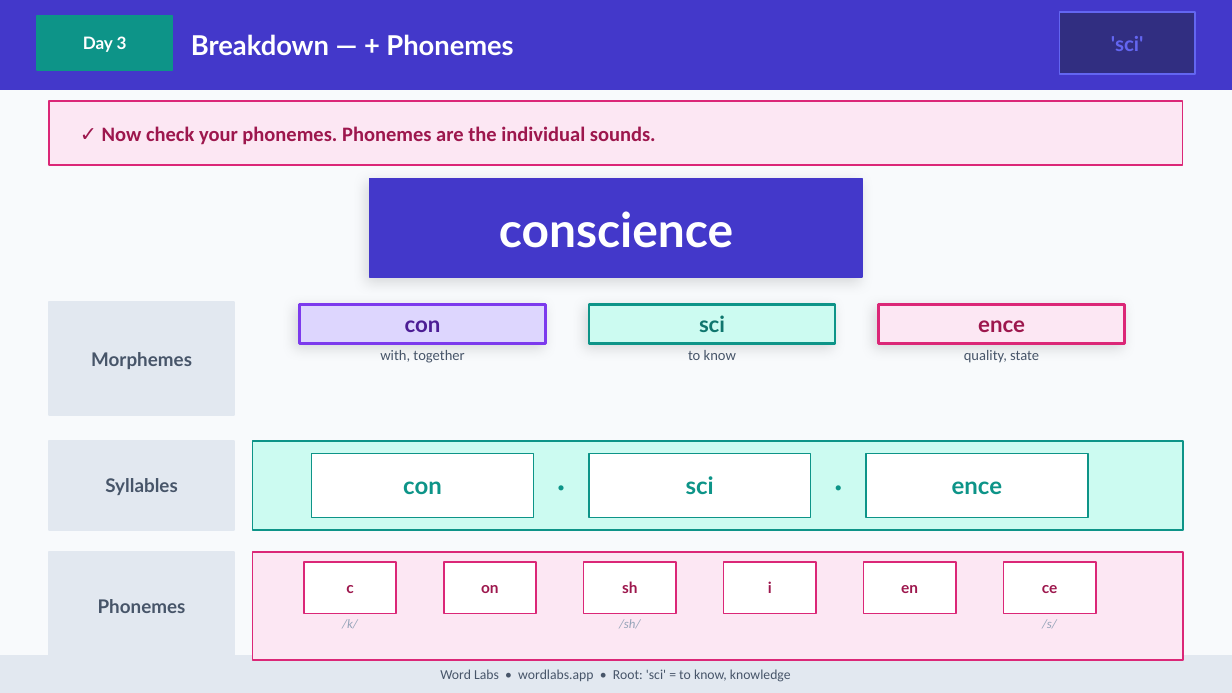
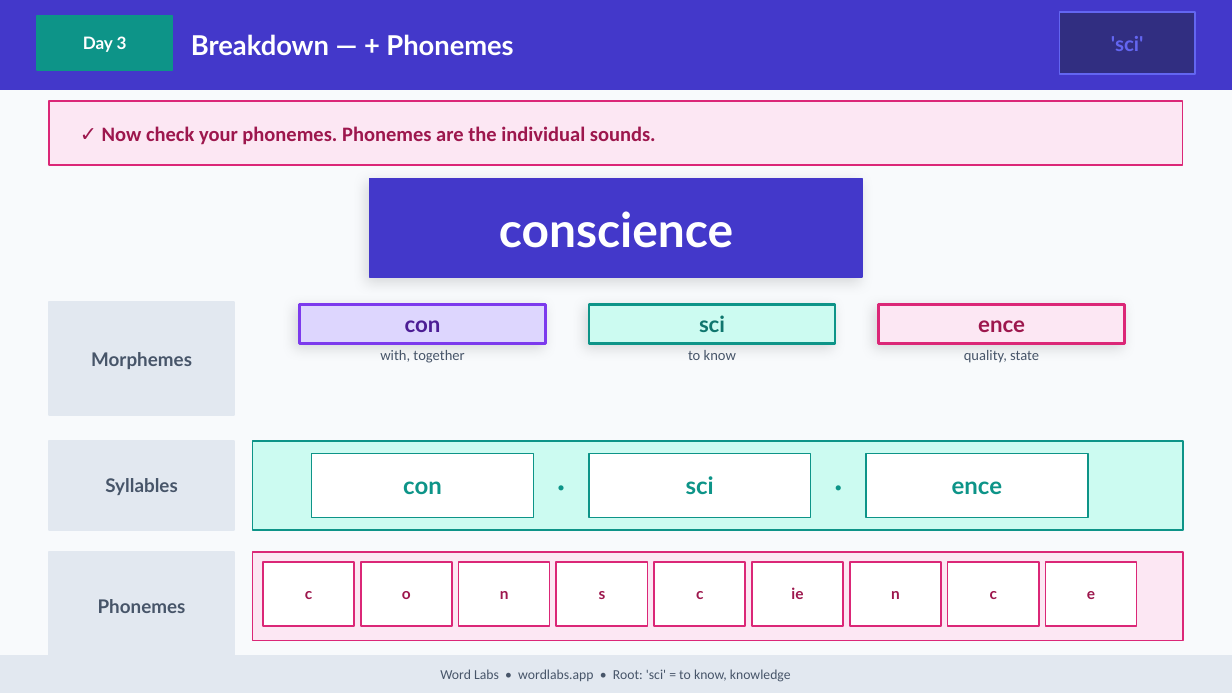
Before and after one commit to NickD135/morphology-builder, a slide deck: slide 31 of output/wordlabs-sci-3day.pptx. Drawn at 1232x693 pixels with LibreOffice and Linux fonts; fonts in the diff are those of the drawing. Boxes give left, top, right and bottom in pixels: in the first picture for what was removed or moved away, otherwise in the second. Text is boxed around its words. In the diff, an @@ line names an element or a change of style, - is before the commit and + after.

```diff
--- a/output/wordlabs-sci-3day.pptx
+++ b/output/wordlabs-sci-3day.pptx
@@ rectangle: place and size @@
-rectangle at (253,552,1183,660)
+rectangle at (253,552,1183,641)
@@ text "c": place and size @@
-text "c" at (346,585,353,593)
+text "c" at (305,591,312,599)
@@ rectangle: place and size @@
-rectangle at (304,562,397,614)
+rectangle at (262,562,354,626)
@@ rectangle added at (361,562,452,626), fill #FFFFFF, outline #DB2777 1 pt @@
@@ rectangle: place and size @@
-rectangle at (444,562,536,614)
+rectangle at (458,562,549,626)
@@ proportions changed in 7 elements at (253,552,1183,641), (262,562,354,626), (654,562,745,626), (752,562,843,626), (850,562,941,626), (458,562,549,626), (557,562,648,626) @@
@@ rectangle: place and size @@
-rectangle at (584,562,676,614)
+rectangle at (557,562,648,626)
@@ text "s" at (599,591,606,599): vertical alignment top to middle @@
@@ rectangle: place and size @@
-rectangle at (723,562,816,614)
+rectangle at (654,562,745,626)
@@ rectangle: place and size @@
-rectangle at (864,562,956,614)
+rectangle at (752,562,843,626)
@@ rectangle: place and size @@
-rectangle at (1003,562,1095,614)
+rectangle at (850,562,941,626)
@@ rectangle added at (947,562,1039,626), fill #FFFFFF, outline #DB2777 1 pt @@
@@ rectangle added at (1046,562,1137,626), fill #FFFFFF, outline #DB2777 1 pt @@
@@ text added at (402,591,411,599), 9 pt, text #9D174D, bold @@
+o
@@ text removed at (481,585,499,593) @@
-on
@@ text added at (500,591,509,599), 9 pt, text #9D174D, bold @@
+n
@@ text at (599,591,606,599): text changed; size 7.5 to 9 pt; font Calibri to Lato; text colour #94A3B8 to #9D174D; bold on; italic off @@
-/s/
+s
@@ text removed at (622,581,637,593) @@
-sh
@@ text at (696,591,703,599): text changed @@
-i
+c
@@ text at (791,587,803,599): text changed @@
-en
+ie
@@ text at (891,591,900,599): text changed @@
-ce
+n
@@ text added at (990,591,997,599), 9 pt, text #9D174D, bold @@
+c
@@ text added at (1087,591,1095,599), 9 pt, text #9D174D, bold @@
+e
@@ text removed at (342,619,358,628) @@
-/k/
@@ text removed at (619,619,640,629) @@
-/sh/
```
Also in this commit, not shown: 3 other slides changed, 43 other files.
